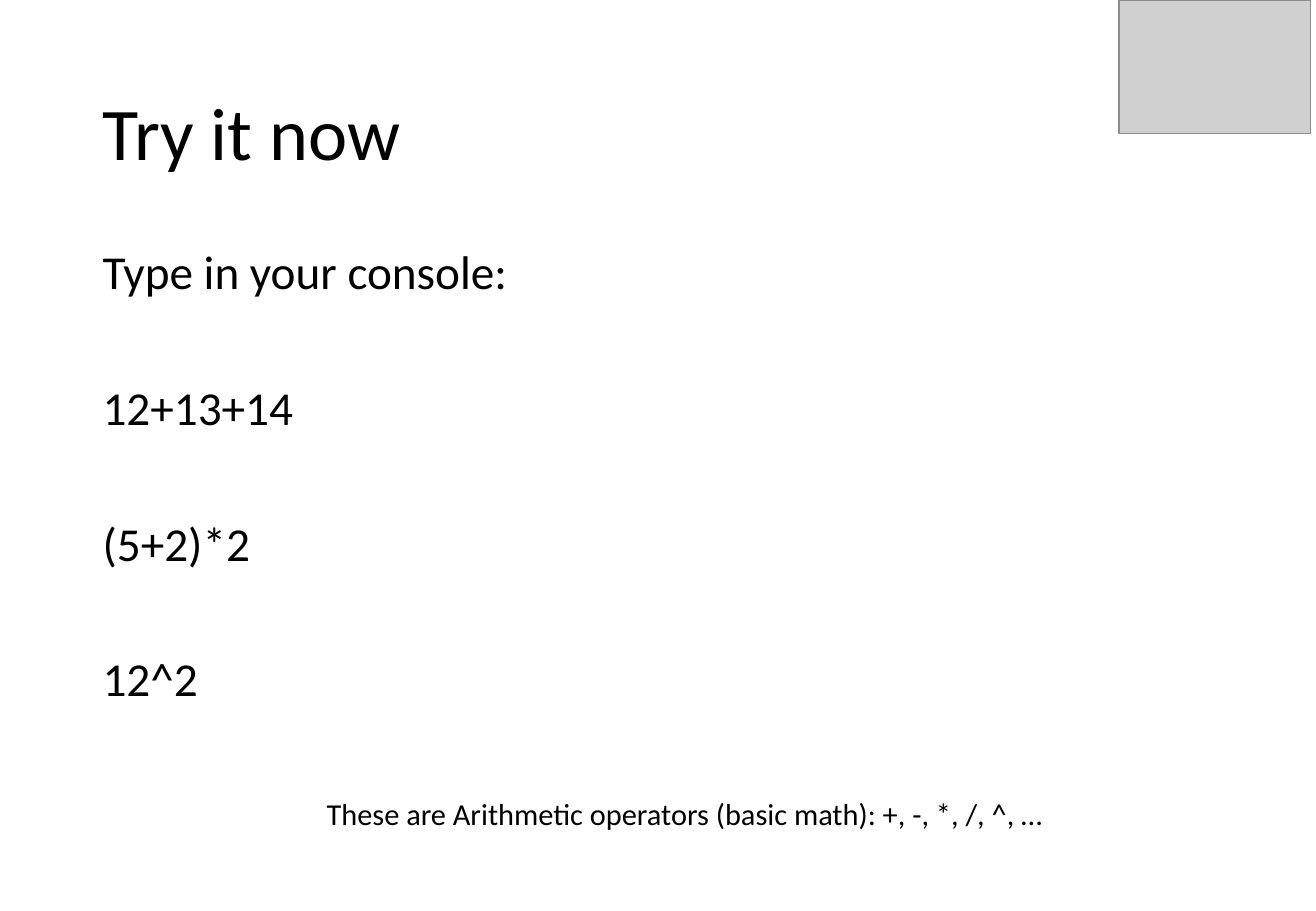
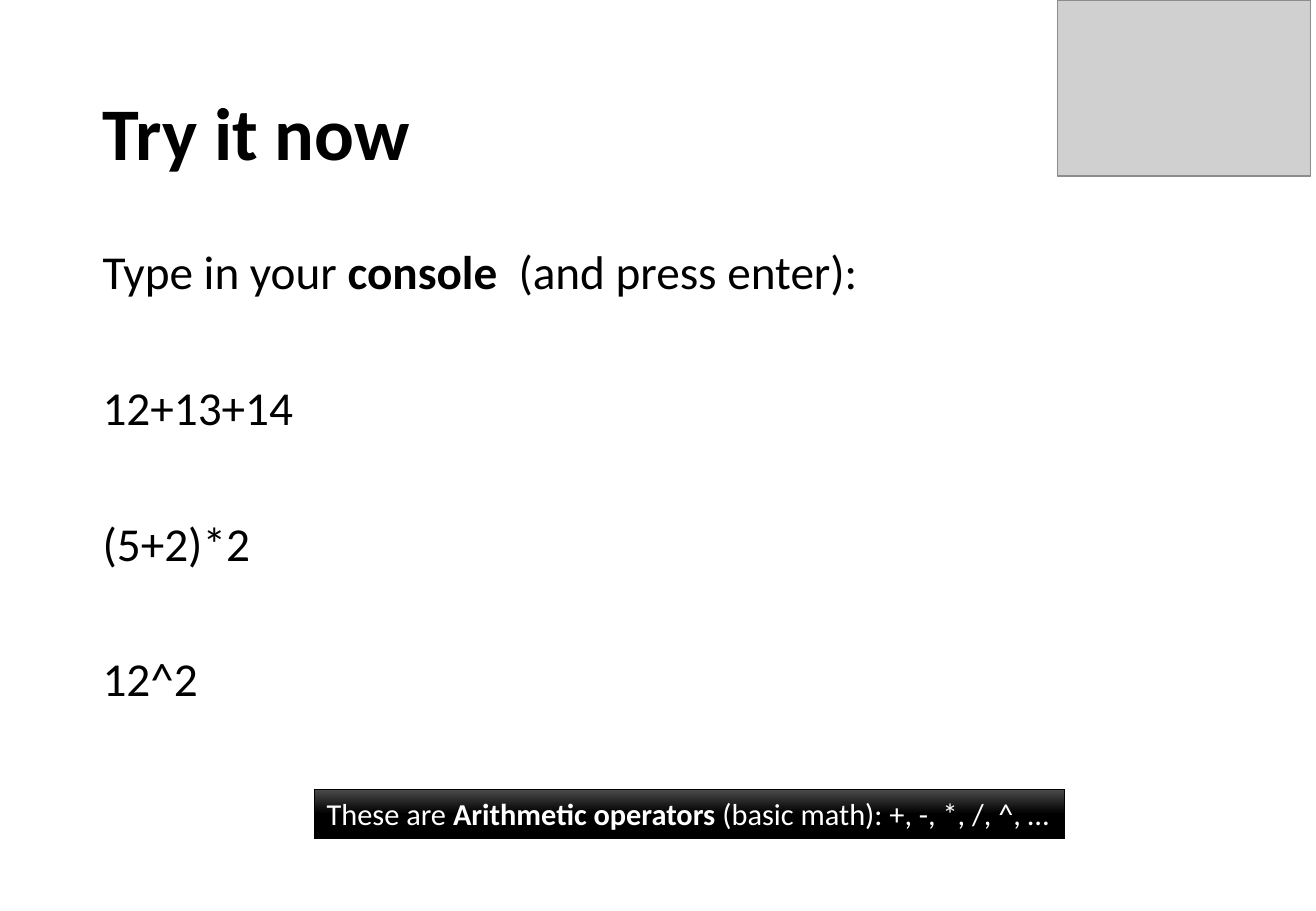
Before and after one commit to ramsyagha/tutorials, a slide deck: slide 14 of Lectures/1_Introduction to R.pptx (slide 10 before the commit). Drawn at 1316x911 pixels with LibreOffice and Linux fonts; fonts in the diff are those of the drawing; grey boxes stand for pictures. Boxes give left, top, right and bottom in pixels: in the first picture for what was removed or moved away, otherwise in the second. Text is boxed around its words. In the diff, an @@ line names an element or a change of style, - is before the commit and + after.

```diff
--- a/Lectures/1_Introduction to R.pptx
+++ b/Lectures/1_Introduction to R.pptx
@@ picture added at <box>1058,0,1311,176</box> @@
@@ title "Try it now" at <box>103,108,410,172</box>: bold on @@
@@ text at <box>103,254,857,297</box>: text changed @@
-Type in your console:
+Type in your console (and press enter):
@@ rectangle "These are Arithmetic operators (basic ...": place and size @@
-rectangle "These are Arithmetic operators (basic ..." at <box>327,803,876,830</box>
+rectangle "These are Arithmetic operators (basic ..." at <box>315,790,1064,838</box>
@@ rectangle "These are Arithmetic operators (basic ..." at <box>315,790,1064,838</box>: text colour #000000 to #FFFFFF; bold on in "Arithmetic operators"; fill none to gradient #4B4B4B to #000000; outline none to #000000 0.5 pt @@
```
Also in this commit, not shown: 21 other slides changed, 5 slides added, 1 slide removed.
